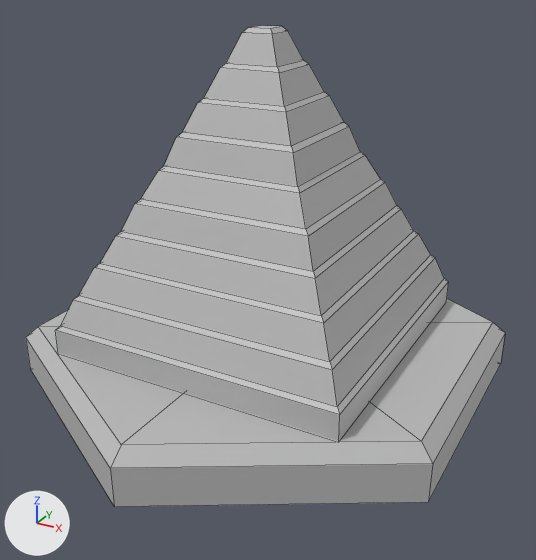
One commit to the FBX model The Hollow Shield/Assets/Meshes/egyptianCastle.fbx: the scene before it, then after it.
Before and after are seen from a 50 mm camera at (0.0133, -0.0241, 0.0161) aimed at (0.0005, -0.0009, 0.0045). Every picture has the same lights, and +X, +Y and +Z are marked at lower left. Mesh edges are drawn as thin lines. Where no turn or scale is listed for an object, it has been applied to the vertices.

In view in the first picture: 'egyptianCastle'.
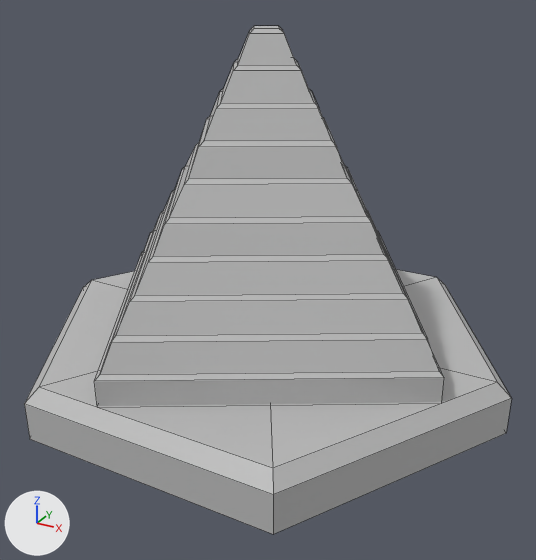
Where the change shows, as pixel boxes (x1, y1, x2, y2) in the pictures (536 x 560 px; the box of a moved part takes in the faces that stretch with it):
'egyptianCastle', reshaped
    before: (26, 26, 505, 507)
    after: (24, 26, 512, 534)
part 1 of me_mesh, moved or reshaped
    before: (55, 26, 449, 441)
    after: (94, 26, 444, 406)
part 2 of me_mesh, moved or reshaped
    before: (26, 299, 505, 507)
    after: (24, 270, 512, 534)

What changed in the scene script:
```text
Change me_mesh:
    used by ob_egyptiancastle; location = (0.0, 0.0, 0.0)
    remove me_mesh.from_pydata(...)  # 104 vertices, 105 faces; spans x -0.0087..0.0087, y -0.01..0.01, z 0.0..0.0137
    add me_mesh.from_pydata(...)  # 103 vertices, 99 faces; spans x -0.01..0.01, y -0.0087..0.0087, z 0.0..0.0137
    me_mesh part 1: the loose piece of 84 vertices spanning x -0.0059..0.0059, y -0.006..0.0058, z 0.002..0.0137 is turned 30 degrees about the z axis through its middle
    me_mesh part 2
    19 vertices are removed from x -0.0087..0.0087, y -0.01..0.01, z 0.0..0.002
    24 faces are deleted
    12 vertices are added at x -0.01..0.01, y -0.0087..0.0087, z 0.0..0.002
    6 new vertices lie (0.0, 0.0, 0.0015) away from vertices in x -0.01..0.01, y -0.0087..0.0087, z 0.0
    18 new faces join them
```
